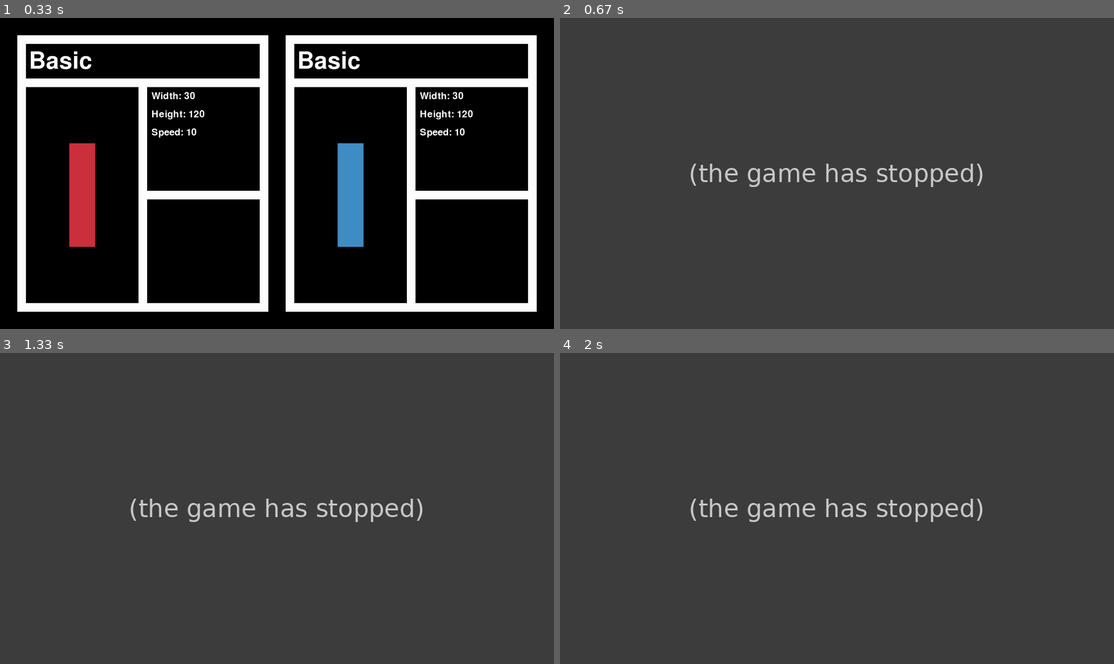
Above: before the commit, frames 1-4 (two rows, left to right).
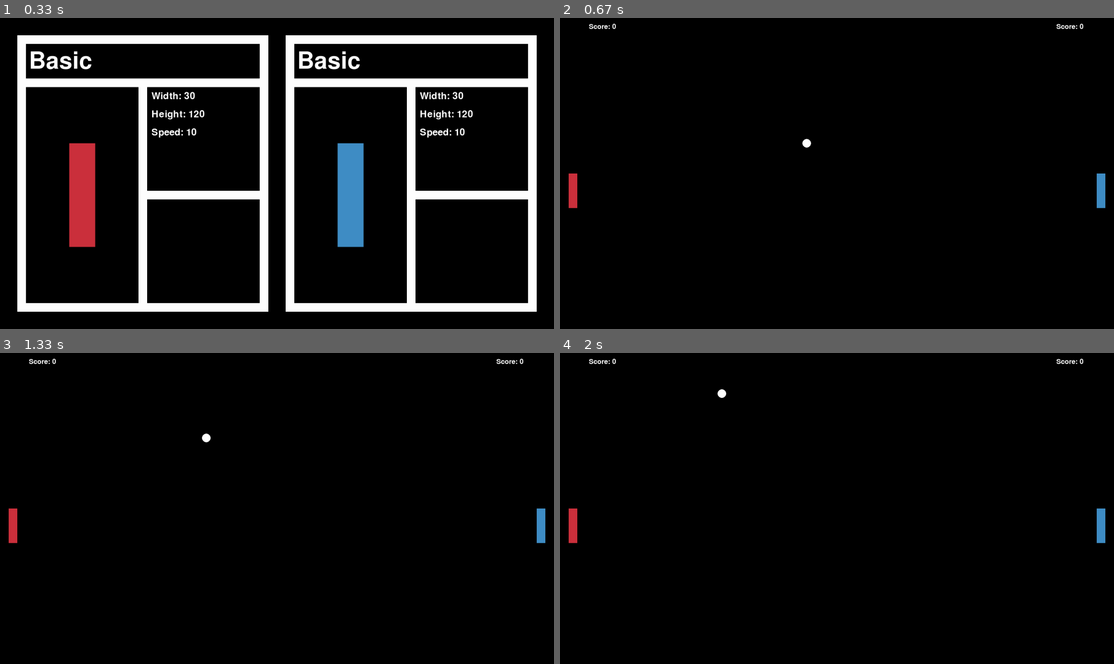
Above: after the commit, the same moments.

Repository: Klihe/PingPong-PyGame
Game: pygame game, started from main.py
Two runs of this game, one before a commit and one after it. Both use one fixed random seed, a clock stepped at 60 frames per second and the inputs below.
Inputs:
- Up to frame 1 (0.33 s): no input
- Up to frame 2 (0.67 s): hold Space from 0.33 s (still down); hold Right from 0.33 s (still down)
- Up to frame 3 (1.33 s): release Space at 0.8 s; release Right at 0.8 s; tap Space at 0.83, 1.17 s
- Up to frame 4 (2 s): hold Right 1.5-1.97 s; hold D 1.5-1.97 s; tap Space at 1.57, 1.87 s

Frame 1 is identical in both runs. In frame 2, 100% of the frame differs, in the area x 0-100%, y 0-100%; in frame 3, 100%; in frame 4, 100%.
Error before the commit: IndexError: list index out of range (game.py line 72); the game stopped at 0.43 s (later frames are placeholders)

Commit message:
add readme.md

Diff:
--- a/main.py
+++ b/main.py
@@ -1,8 +1,8 @@
 # main.py
 import pygame
 from modules.game import Game
+from modules.gameState.state import GameState
 from modules.config import Config
-from modules.colors import Color
 
 # Initialize Pygame
 pygame.init()
@@ -23,10 +23,10 @@
     clock.tick(60)  # Set the frame rate
     # Check for quit event
     for event in pygame.event.get():
-        if event.type == pygame.QUIT:
+        if event.type == pygame.QUIT or event.type == pygame.KEYDOWN and event.key == pygame.K_ESCAPE:
             running = False
-        elif event.type == pygame.KEYDOWN:
-            if event.key == pygame.K_ESCAPE:
+        elif event.type == pygame.KEYDOWN and game.state == GameState.PLAYING:
+            if event.key == pygame.K_SPACE:
                 pause = not pause
 
     if not pause:
--- a/modules/game.py
+++ b/modules/game.py
@@ -26,7 +26,9 @@
 
         # give them abilities
         self.players[0].addAbility(BeTaller(player=self.players[0]))
-        self.players[1].addAbility(BeTaller(player=self.players[1]))
+        self.players[1].addAbility(BeTaller(player=self.players[0]))
+        self.players[0].addAbility(BeFaster(player=self.players[1]))
+        self.players[1].addAbility(BeFaster(player=self.players[1]))
 
         # create ball
         self.ball = Ball(x=Config.WINDOW_WIDTH // 2, y=Config.WINDOW_HEIGHT // 2, radius=15, speed=10, color=Color.WHITE)
Not shown, added: readme.md
Not shown, added: .gitignore
